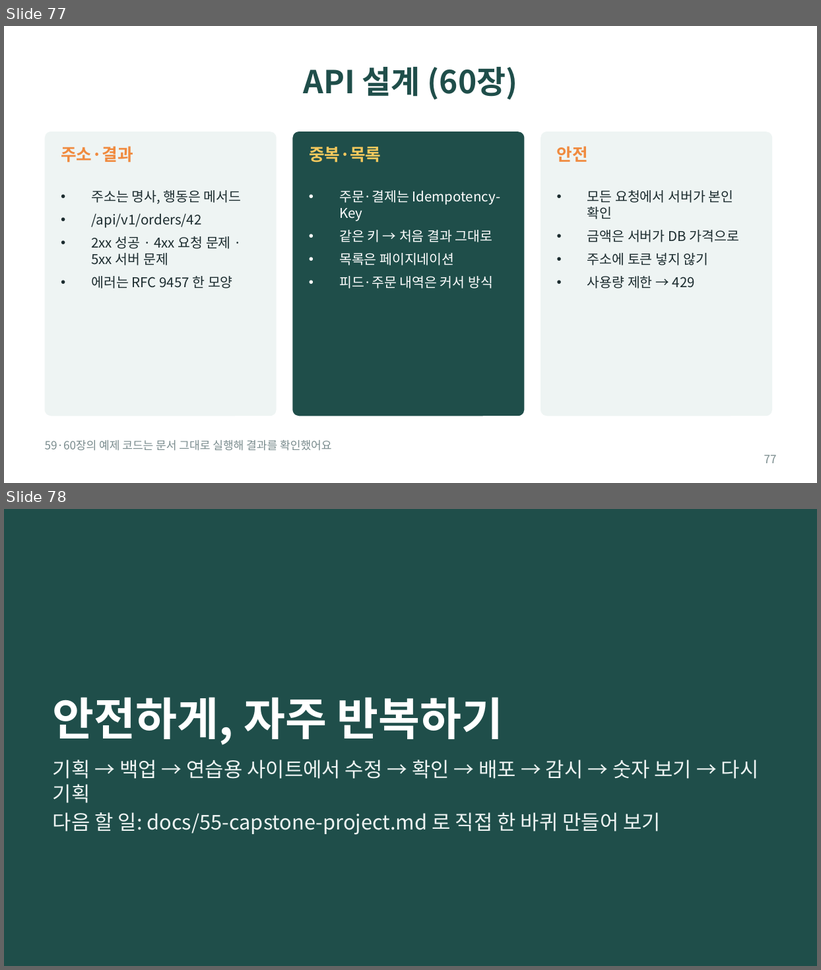
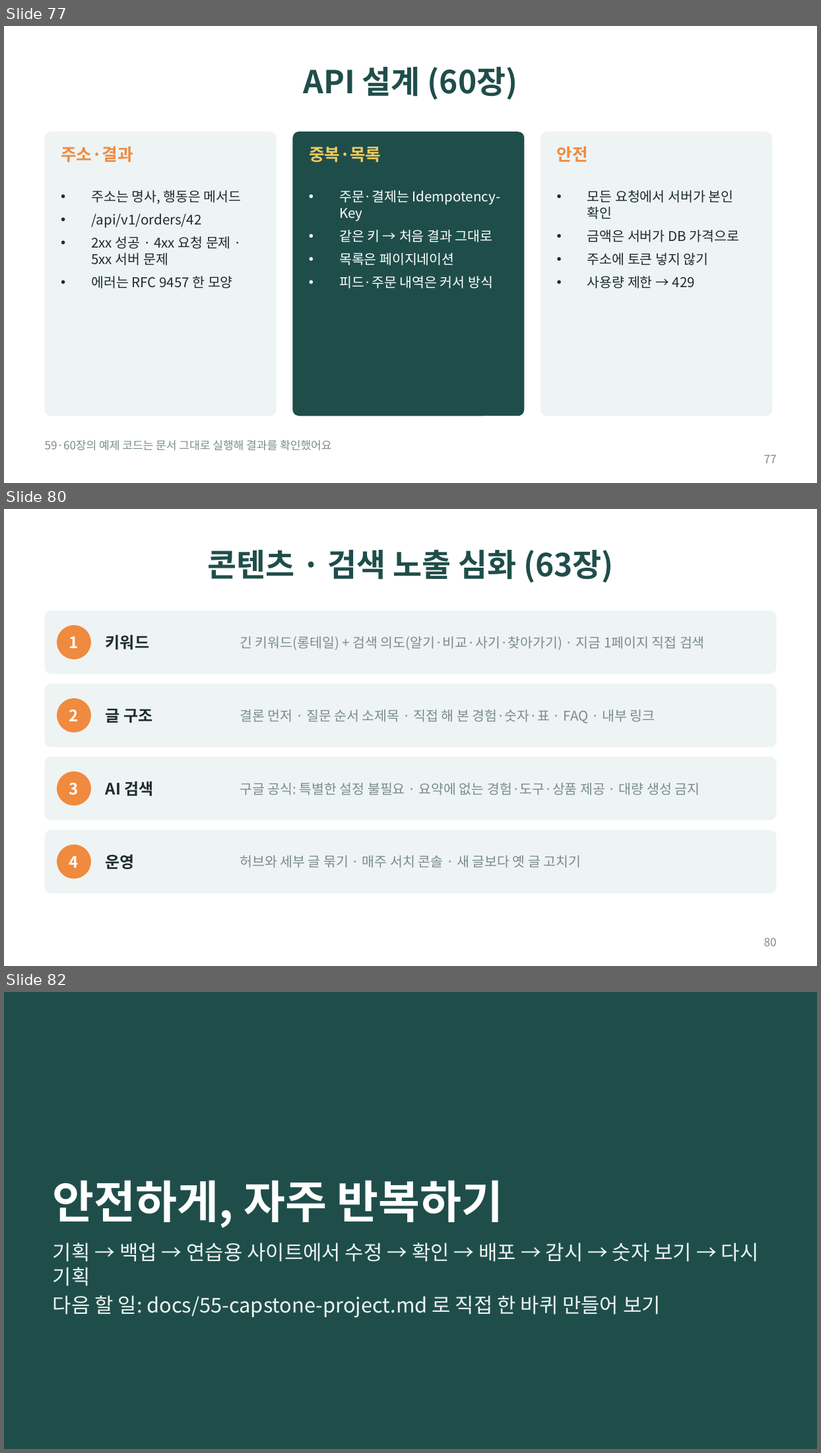
Before and after one commit to bincodin-ko/stanford-study, a slide deck: slides/internet-business-101.pptx. Shown one above the other, each under a label of ours: slides 77 and 78 before the commit, slides 77, 80 and 82 after it; the slides between them are not shown. The pictures are 821x970 and 821x1453 pixels, drawn with LibreOffice and Linux fonts; fonts in the diff are those of the drawing. Boxes give left, top, right and bottom in pixels: in the first picture for what was removed or moved away, otherwise in the second. Text is boxed around its words. In the diff, an @@ line names an element or a change of style, - is before the commit and + after.

```diff
--- a/slides/internet-business-101.pptx
+++ b/slides/internet-business-101.pptx
@@ slide 80 added at (4, 509, 817, 966), background #FFFFFF @@
@@ title added at (207, 550, 614, 583), 28 pt, text #1F4E4A, bold @@
+콘텐츠 · 검색 노출 심화 (63장)
@@ rounded rectangle added at (45, 611, 776, 674), fill #EEF4F3 @@
@@ ellipse added at (57, 625, 91, 659), fill #F08A3E @@
@@ text added at (69, 636, 79, 648), 14 pt, text #FFFFFF, bold @@
+1
@@ text added at (106, 635, 149, 650), 14 pt, text #1B2B2E, bold @@
+키워드
@@ text added at (240, 636, 705, 650), 12 pt, text #7A8C8E @@
+긴 키워드(롱테일) + 검색 의도(알기·비교·사기·찾아가기) · 지금 1페이지 직접 검색
@@ rounded rectangle added at (45, 684, 776, 747), fill #EEF4F3 @@
@@ ellipse added at (57, 698, 91, 733), fill #F08A3E @@
@@ text added at (69, 710, 79, 722), 14 pt, text #FFFFFF, bold @@
+2
@@ text added at (106, 709, 152, 723), 14 pt, text #1B2B2E, bold @@
+글 구조
@@ text added at (240, 710, 655, 723), 12 pt, text #7A8C8E @@
+결론 먼저 · 질문 순서 소제목 · 직접 해 본 경험·숫자·표 · FAQ · 내부 링크
@@ rounded rectangle added at (45, 757, 776, 821), fill #EEF4F3 @@
@@ ellipse added at (57, 772, 91, 806), fill #F08A3E @@
@@ text added at (69, 783, 79, 795), 14 pt, text #FFFFFF, bold @@
+3
@@ text added at (106, 782, 154, 796), 14 pt, text #1B2B2E, bold @@
+AI 검색
@@ text added at (240, 783, 700, 795), 12 pt, text #7A8C8E @@
+구글 공식: 특별한 설정 불필요 · 요약에 없는 경험·도구·상품 제공 · 대량 생성 금지
@@ rounded rectangle added at (45, 830, 776, 894), fill #EEF4F3 @@
@@ ellipse added at (57, 845, 91, 879), fill #F08A3E @@
@@ text added at (69, 856, 79, 868), 14 pt, text #FFFFFF, bold @@
+4
@@ text added at (106, 855, 135, 869), 14 pt, text #1B2B2E, bold @@
+운영
@@ text added at (240, 855, 582, 868), 12 pt, text #7A8C8E @@
+허브와 세부 글 묶기 · 매주 서치 콘솔 · 새 글보다 옛 글 고치기
@@ page number added at (764, 938, 777, 947), 10 pt, text #7A8C8E @@
+80
@@ what was slide 78 is now slide 82 @@
```
Also in this commit, not shown: 3 other slides added, 12 other files.
